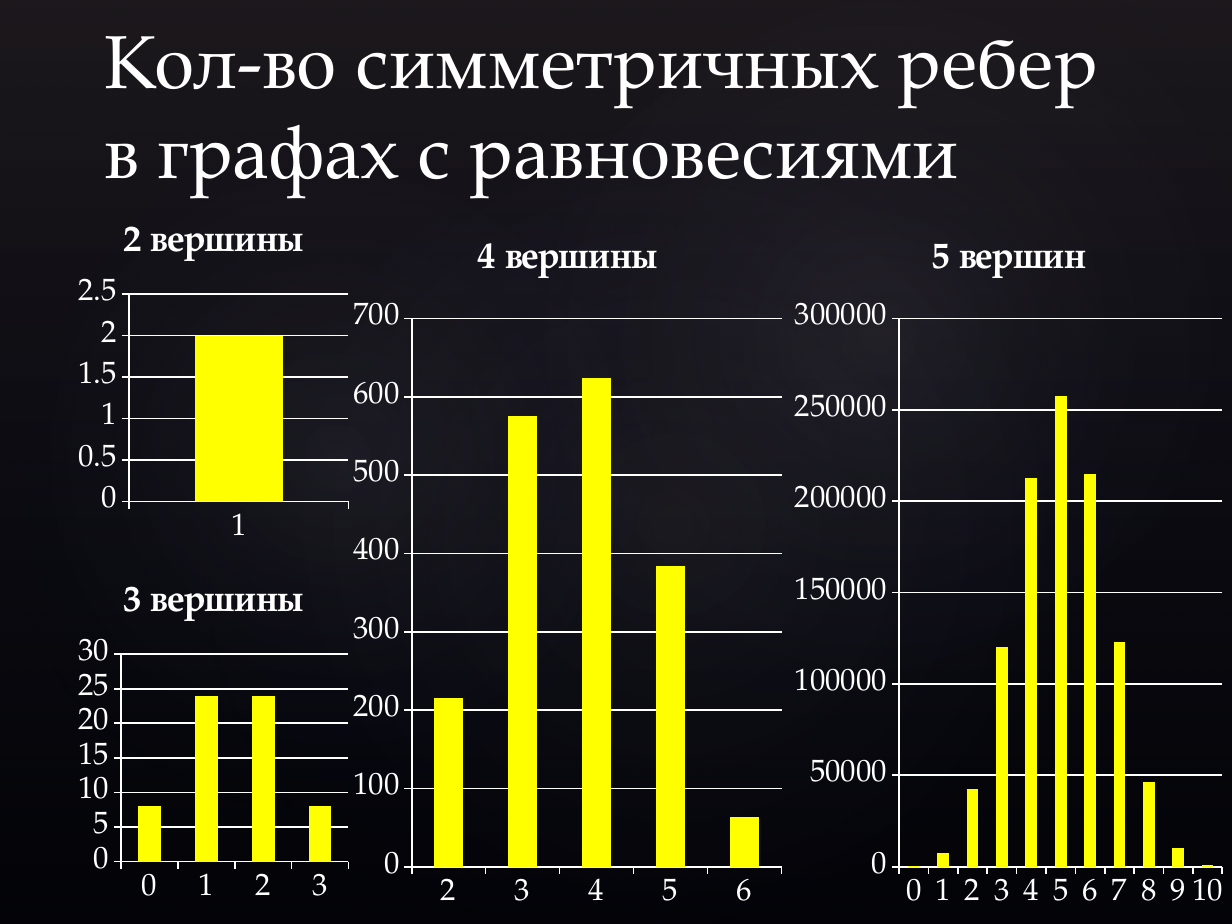
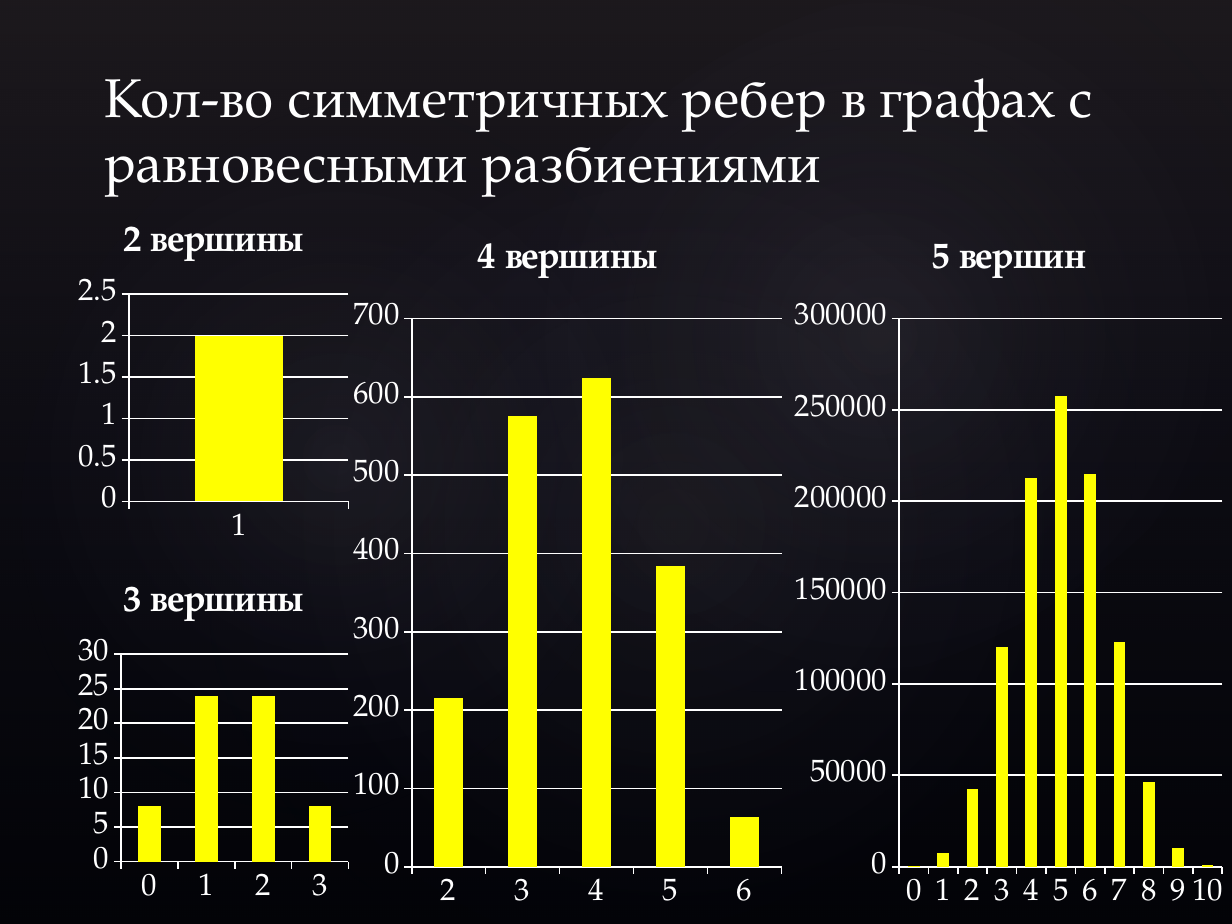
Before and after one commit to ChrisA23C/A-Landscape-Theory-of-Aggregation, a slide deck: slide 11 of Исследование равновесий в модели A Landscape Theory of Aggregation.pptx (slide 10 before the commit). Drawn at 1232x924 pixels with LibreOffice and Linux fonts; fonts in the diff are those of the drawing; background and template pictures are left out. Boxes give left, top, right and bottom in pixels: in the first picture for what was removed or moved away, otherwise in the second. Text is boxed around its words. In the diff, an @@ line names an element or a change of style, - is before the commit and + after.

```diff
--- a/Исследование равновесий в модели A Landscape Theory of Aggregation.pptx
+++ b/Исследование равновесий в модели A Landscape Theory of Aggregation.pptx
@@ title at bbox=[104, 78, 1094, 196]: text changed; size 44 to 32 pt @@
-Кол-во симметричных ребер в графах с равновесиями
+Кол-во симметричных ребер в графах с равновесными разбиениями
```
Also in this commit, not shown: 7 other slides changed, 1 slide added.
